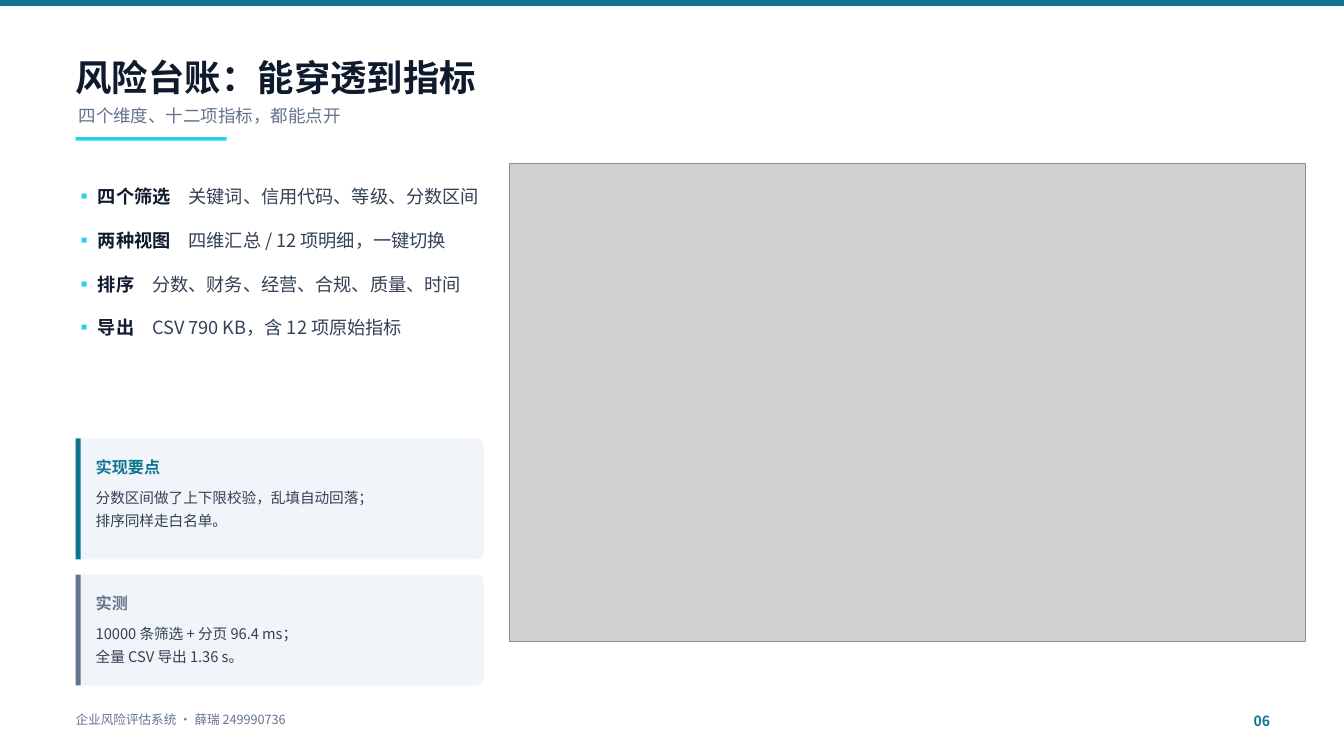
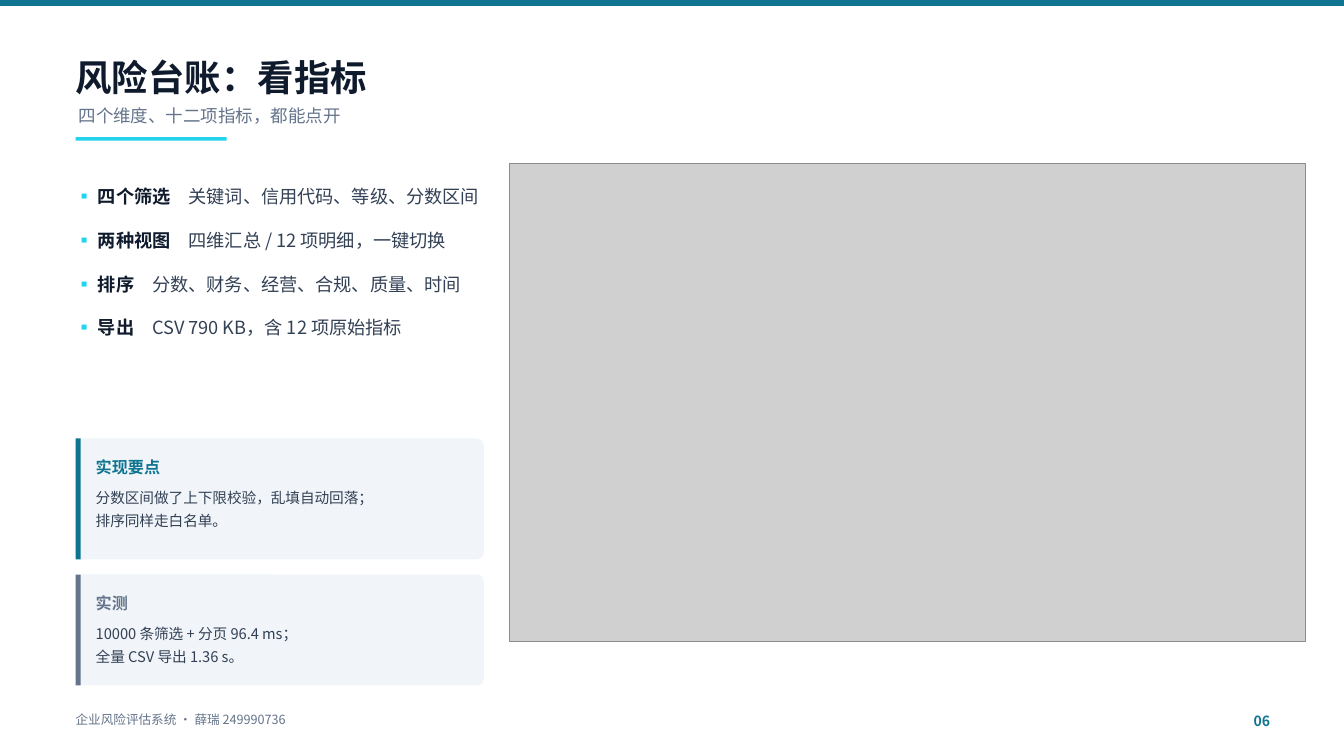
Before and after one commit to pythonlearnerX/enterprise-risk-assessment, a slide deck: slide 6 of 课次/项目17-答辩PPT/企业风险评估系统-答辩汇报-v3.pptx. Drawn at 1344x756 pixels with LibreOffice and Linux fonts; fonts in the diff are those of the drawing; grey boxes stand for pictures. Boxes give left, top, right and bottom in pixels: in the first picture for what was removed or moved away, otherwise in the second. Text is boxed around its words. In the diff, an @@ line names an element or a change of style, - is before the commit and + after.

```diff
--- a/课次/项目17-答辩PPT/企业风险评估系统-答辩汇报-v3.pptx
+++ b/课次/项目17-答辩PPT/企业风险评估系统-答辩汇报-v3.pptx
@@ text at (76,59,367,95): text changed @@
-风险台账：能穿透到指标
+风险台账：看指标
```
Also in this commit, not shown: 12 other slides changed, 11 other files.
